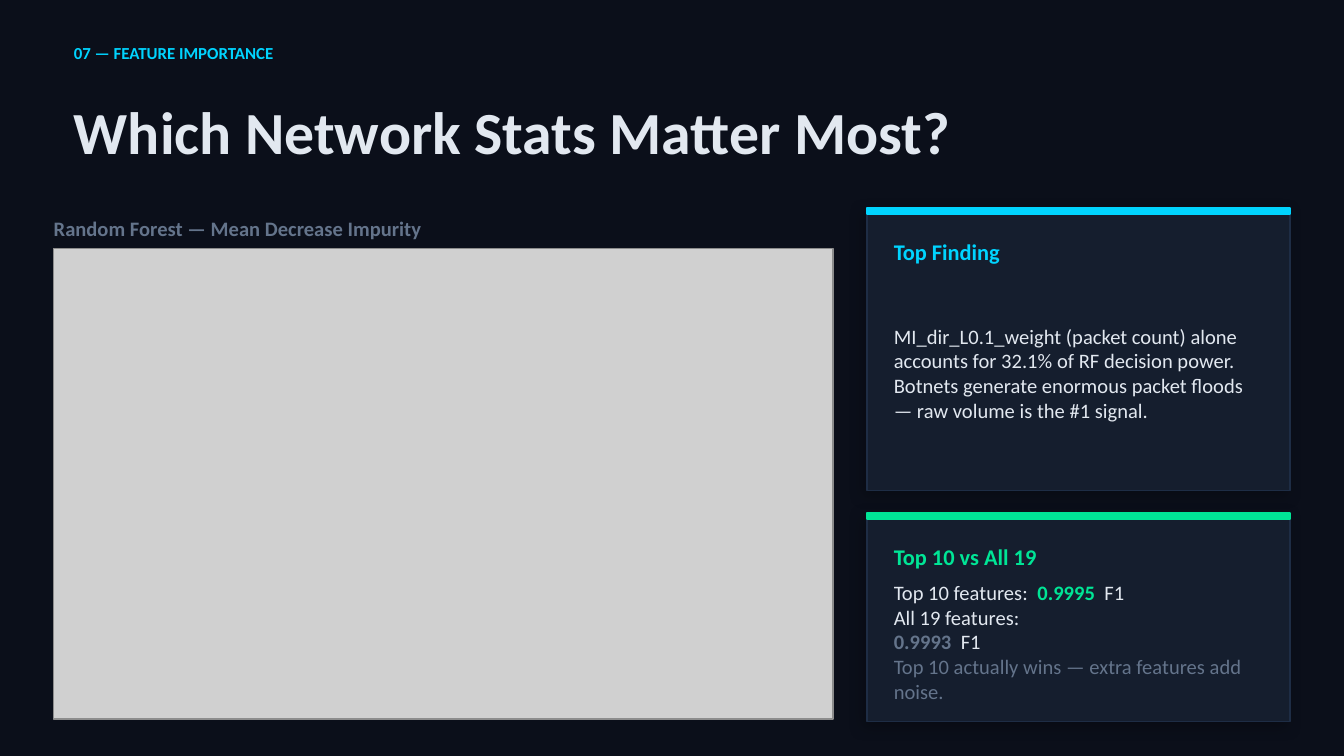
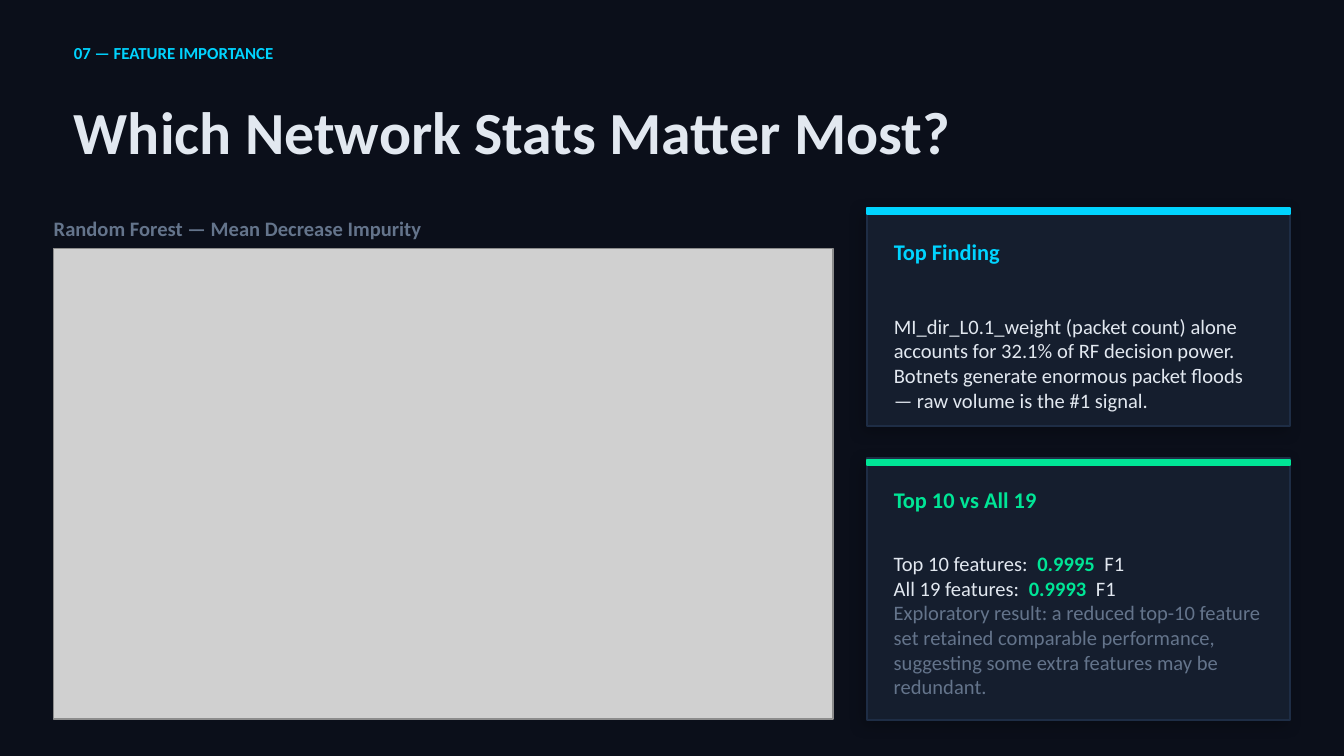
Before and after one commit to JinL2001/IoT_IDS_Full_Pipeline, a slide deck: slide 8 of IoT_IDS_Presentation.pptx. Drawn at 1344x756 pixels with LibreOffice and Linux fonts; fonts in the diff are those of the drawing; grey boxes stand for pictures. Boxes give left, top, right and bottom in pixels: in the first picture for what was removed or moved away, otherwise in the second. Text is boxed around its words. In the diff, an @@ line names an element or a change of style, - is before the commit and + after.

```diff
--- a/IoT_IDS_Presentation.pptx
+++ b/IoT_IDS_Presentation.pptx
@@ rectangle: place and size @@
-rectangle at (867,208,1290,491)
+rectangle at (867,208,1290,426)
@@ text "MI_dir_L0.1_weight (packet count) alone accounts ...": place and size @@
-text "MI_dir_L0.1_weight (packet count) alone accounts ..." at (894,329,1242,422)
+text "MI_dir_L0.1_weight (packet count) alone accounts ..." at (894,319,1242,412)
@@ rectangle: place and size @@
-rectangle at (867,513,1290,722)
+rectangle at (867,458,1290,720)
@@ rectangle: place and size @@
-rectangle at (867,513,1290,519)
+rectangle at (867,460,1290,465)
@@ text "Top 10 vs All 19": place and size @@
-text "Top 10 vs All 19" at (894,549,1037,569)
+text "Top 10 vs All 19" at (894,492,1037,512)
@@ text "Top 10 features: 0.9995 F1": place and size @@
-text "Top 10 features: 0.9995 F1" at (894,586,1241,699)
+text "Top 10 features: 0.9995 F1" at (894,557,1261,694)
@@ text at (894,581,1261,694): text changed @@
-All 19 features:
-0.9993 F1
-Top 10 actually wins — extra features add noise.
+All 19 features: 0.9993 F1
+Exploratory result: a reduced top-10 feature set retained comparable performance, suggesting some extra features may be redundant.
```
Also in this commit, not shown: 8 other slides changed, 5 other files.
